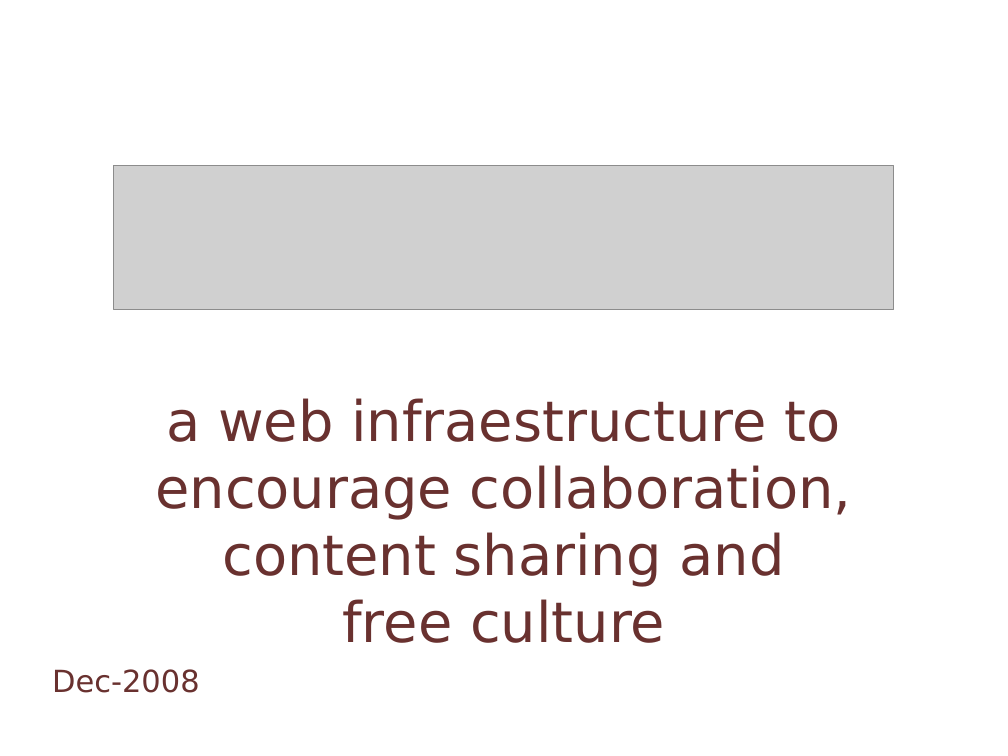
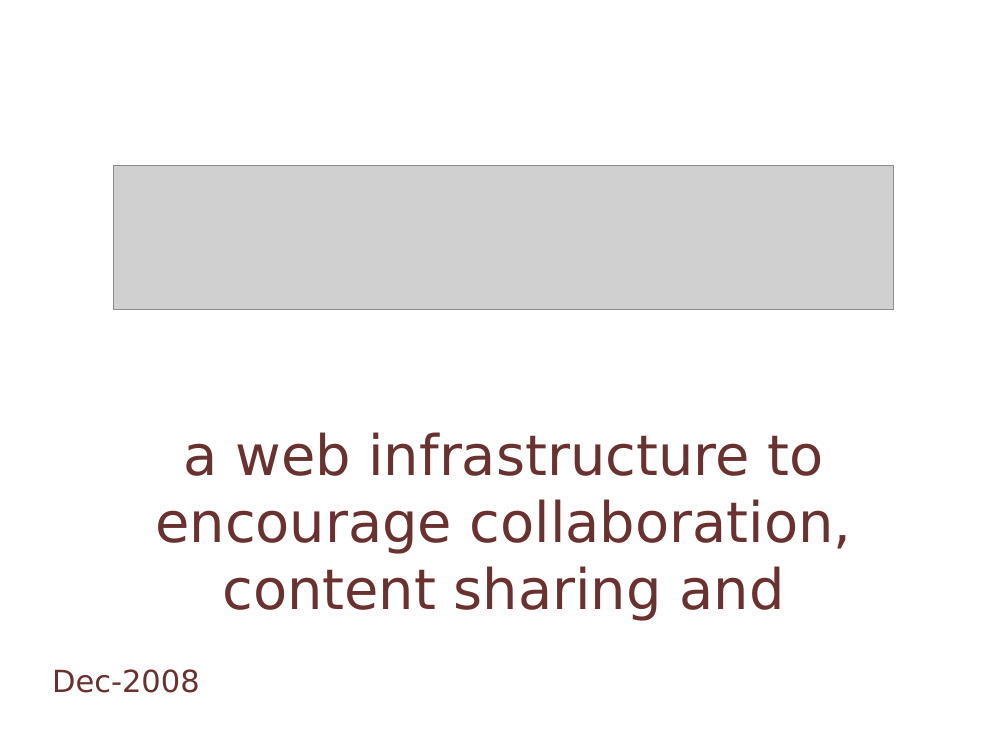
Before and after one commit to comunes/kune, a slide deck: slide 1 of doc/kune-dic-08.odp. Drawn at 1008x756 pixels with LibreOffice and Linux fonts; fonts in the diff are those of the drawing; grey boxes stand for pictures; background and template pictures are left out. Boxes give left, top, right and bottom in pixels: in the first picture for what was removed or moved away, otherwise in the second. Text is boxed around its words. In the diff, an @@ line names an element or a change of style, - is before the commit and + after.

```diff
--- a/doc/kune-dic-08.odp
+++ b/doc/kune-dic-08.odp
@@ title at (x1=155, y1=432, x2=851, y2=621): text changed @@
-a web infraestructure to encourage collaboration, content sharing and
-free culture
+a web infrastructure to encourage collaboration, content sharing and
```
Also in this commit, not shown: 12 other slides changed, 8 slides added, 4 other files.
